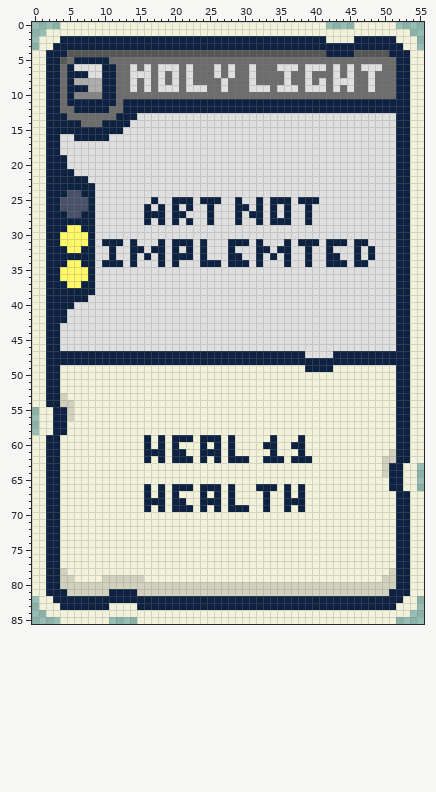
Two versions of one sprite sheet, Art/Cards/029 Holy Light.png. Above: the version before the commit.
The file is 56x86 pixels. Colours within 5 levels of each other are drawn and written as one.
Once edited:
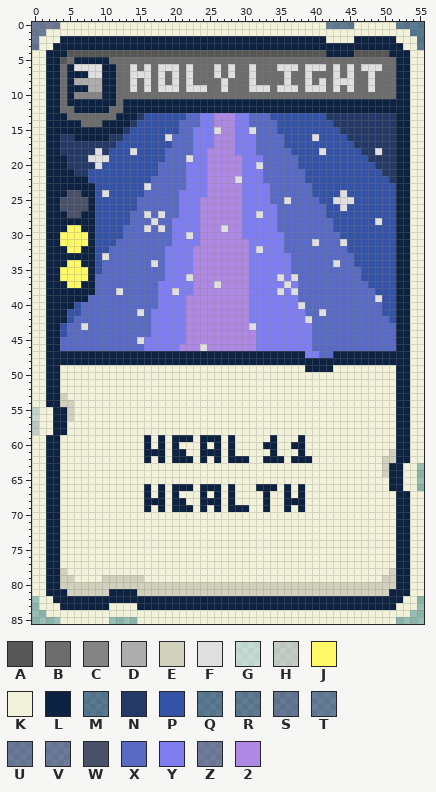
Palette (. is transparent): A #575757  B #6d6d6d  C #848484  D #adadad  E #d1d1bd  F #dfdfdf  G #fefdf973  H #f9e0d973  J #fff867  K #f2f2da  L #0d2140  M #0b246473  N #243966  P #3553a6  Q #13256573  R #1d286673  S #2a206973  T #28307173  U #35277273  V #3b297573  W #495169  X #586ac4  Y #7e7ef2  Z #422a7873  2 #ae88e3
What changed:
y 0: x 0..3 .... -> UVZZ; x 42..45 .... -> TTRR; x 52..55 .... -> QQQQ
y 1: x 0..1 .. -> UV; x 54..55 .. -> MM
y 2: x 0 . -> U; x 55 . -> M
y 3: x 0 . -> S; x 55 . -> M
y 13: x 15..51 FFFFFFFFFFFFFFFFFFFFFFFFFFFFFFFFFFFFF -> NPPPPPPXXYY222YYXXXPPPPPPPPNNNNNNNNNN
y 14: x 14..51 FFFFFFFFFFFFFFFFFFFFFFFFFFFFFFFFFFFFFF -> NPPPPPPXXXYY222YYXXXXPPPPPPPPNNNNNNNNN
y 15: x 13..25 FFFFFFFFFFFFF -> NPPPPPPPXXYYY; x 27..30 FFFF -> 22YY; x 32..51 FFFFFFFFFFFFFFFFFFFF -> XXXPPPPPPPPPNNNNNNNN
y 16: x 4..5 FF -> NN; x 11..18 FFFFFFFF -> NNPPPPPP; x 20..39 FFFFFFFFFFFFFFFFFFFF -> XXXYYY222YYYXXXXPPPP; x 41..51 FFFFFFFFFFF -> PPPPNNNNNNN
y 17: x 4..51 FFFFFFFFFFFFFFFFFFFFFFFFFFFFFFFFFFFFFFFFFFFFFFFF -> NNNNNNNNPPPPPPPPXXXYYY222YYYXXXXPPPPPPPPPPNNNNNN
y 18: x 4..8 FFFFF -> NNNNN; x 10..13 FFFF -> NPPP; x 15..40 FFFFFFFFFFFFFFFFFFFFFFFFFF -> PPPPXXXXYY2222YYYXXXXXPPPP; x 42..48 FFFFFFF -> PPPPPNN; x 50..51 FF -> NN
y 19: x 5..7 FFF -> NNN; x 11..21 FFFFFFFFFFF -> PPPPPPPPXXX; x 23..51 FFFFFFFFFFFFFFFFFFFFFFFFFFFFF -> YY22222YYYXXXXXPPPPPPPPPPNNNN
y 20: x 5..8 FFFF -> NNNN; x 10..31 FFFFFFFFFFFFFFFFFFFFFF -> PPPPPPPPXXXXYYY22222YY; x 33..51 FFFFFFFFFFFFFFFFFFF -> XXXXXPPPPPPPPPPPNNN
y 21: x 6..51 FFFFFFFFFFFFFFFFFFFFFFFFFFFFFFFFFFFFFFFFFFFFFF -> NNPPPPPPPPPPXXXXYYY22222YYYXXXXXXPPPPPPPPPPPNN
y 22: x 8..28 FFFFFFFFFFFFFFFFFFFFF -> PPPPPPPPPXXXXXYYY2222; x 30..51 FFFFFFFFFFFFFFFFFFFFFF -> YYYXXXXXXPPPPPPPPPPPPN
y 23: x 9..15 FFFFFFF -> PPPPPPP; x 17..51 FFFFFFFFFFFFFFFFFFFFFFFFFFFFFFFFFFF -> XXXXXYYY22222YYYYXXXXXXPPPPPPPPPPPP
y 24: x 9 F -> P; x 11..43 FFFFFFFFFFFFFFFFFFFFFFFFFFFFFFFFF -> PPPPPXXXXXYYYY22222YYYYXXXXXXPPPP; x 45..51 FFFFFFF -> PPPPPPP
y 25: x 9..42 FFFFFFFFLFFLLLFLLLFFLFFLFLLLFLLLFF -> PPPPPPXXXXXXYYY222222YYYYXXFXXXXPP; x 46..51 FFFFFF -> PPPPPP
y 26: x 9..43 FFFFFFFLFLFLFLFFLFFFLLFLFLFLFFLFFFF -> PPPPPPXXXXXXYYY222222YYYYYXXXXXXXPP; x 45..51 FFFFFFF -> PPPPPPP
y 27: x 9..51 FFFFFFFLLLFLLFFFLFFFLFLLFLFLFFLFFFFFFFFFFFF -> PPPPPXXFXFXXYYY222222YYFYYXXXXXXXPPPPPPPPPP
y 28: x 9..16 FFFFFFFL -> PPPPPXXX; x 18..48 LFLFLFFLFFFLFFLFLLLFFLFFFFFFFFF -> XXYYYY222222YYYYYXXXXXXXXPPPPPP; x 50..51 FF -> PP
y 29: x 9..15 FFFFFFF -> PPPPXXX; x 17 F -> X; x 19..26 FFFFFFFF -> XYYYY222; x 28..51 FFFFFFFFFFFFFFFFFFFFFFFF -> 22YYYYYXXXXXXXXPPPPPPPPP
y 30: x 9..21 FFFFFFFFFFFFF -> PPPPXXXXXXXYY; x 23..51 FFFFFFFFFFFFFFFFFFFFFFFFFFFFF -> Y222222YYYYYYXXXXXXXXPPPPPPPP
y 31: x 9..51 FLLLFLFFFLFLLLFLFFFLLLFLFFFLFLLLFLLLFLLFFFF -> PPPXXXXXXXXYYYY2222222YYYYYXXXXFXXXFPPPPPPP
y 32: x 9..51 FFLFFLLFLLFLFLFLFFFLFFFLLFLLFFLFFLFFFLFLFFF -> PPXXXXXXXXYYYY22222222YFYYYXXXXXXXXXPPPPPPP
y 33: x 9 F -> P; x 11..51 LFFLFLFLFLLLFLFFFLLFFLFLFLFFLFFLLFFLFLFFF -> XXXXXXXXYYYY22222222YYYYYYXXXXXXXXXPPPPPP
y 34: x 9..16 FLLLFLFF -> PXXXXXXX; x 18..51 LFLFFFLLLFLLLFLFFFLFFLFFLLLFLLFFFF -> XYYYY22222222YYYYYYXXXXXXFXXPPPPPP
y 35: x 9..51 FFFFFFFFFFFFFFFFFFFFFFFFFFFFFFFFFFFFFFFFFFF -> PXXXXXXXXXYYYY22222222YYYYYYXXXXXXXXXXPPPPP
y 36: x 9..21 FFFFFFFFFFFFF -> XXXXXXXXXXYYY; x 23..34 FFFFFFFFFFFF -> 22222222YYYY; x 36 F -> Y; x 38..51 FFFFFFFFFFFFFF -> XXXXXXXXXPPPPP
y 37: x 9..25 FFFFFFFFFFFFFFFFF -> XXXXXXXXXYYYYY222; x 27..35 FFFFFFFFF -> 2222YYYYY; x 37..51 FFFFFFFFFFFFFFF -> YXXXXXXXXXXPPPP
y 38: x 9..11 FFF -> XXX; x 13..19 FFFFFFF -> XXXXXYY; x 21..34 FFFFFFFFFFFFFF -> YY22222222YYYY; x 36 F -> Y; x 38..51 FFFFFFFFFFFFFF -> XXXXXXXXXXXPPP
y 39: x 8..48 FFFFFFFFFFFFFFFFFFFFFFFFFFFFFFFFFFFFFFFFF -> XXXXXXXXXXYYYY222222222YYYYYYYXXXXXXXXXXX; x 50..51 FF -> PP
y 40: x 6..37 FFFFFFFFFFFFFFFFFFFFFFFFFFFFFFFF -> PXXXXXXXXXXXYYYY222222222YYYYYYY; x 39..51 FFFFFFFFFFFFF -> XXXXXXXXXXXPP
y 41: x 5..14 FFFFFFFFFF -> PPXXXXXXXX; x 16..40 FFFFFFFFFFFFFFFFFFFFFFFFF -> XYYYYY222222222YYYYYYYYXX; x 42..51 FFFFFFFFFF -> XXXXXXXXPP
y 42: x 5..38 FFFFFFFFFFFFFFFFFFFFFFFFFFFFFFFFFF -> PXXXXXXXXXXXYYYYY222222222YYYYYYYY; x 40..51 FFFFFFFFFFFF -> XXXXXXXXXXXP
y 43: x 4..6 FFF -> PXX; x 8..30 FFFFFFFFFFFFFFFFFFFFFFF -> XXXXXXXXXYYYYY222222222; x 32..51 FFFFFFFFFFFFFFFFFFFF -> YYYYYYYYXXXXXXXXXXXX
y 44: x 4..51 FFFFFFFFFFFFFFFFFFFFFFFFFFFFFFFFFFFFFFFFFFFFFFFF -> PXXXXXXXXXXXXYYYYY2222222222YYYYYYYYXXXXXXXXXXXX
y 45: x 4..14 FFFFFFFFFFF -> XXXXXXXXXXX; x 16..51 FFFFFFFFFFFFFFFFFFFFFFFFFFFFFFFFFFFF -> YYYYYY2222222222YYYYYYYYXXXXXXXXXXXX
y 46: x 4..23 FFFFFFFFFFFFFFFFFFFF -> XXXXXXXXXXXXYYYYY222; x 25..51 FFFFFFFFFFFFFFFFFFFFFFFFFFF -> 2222222YYYYYYYYXXXXXXXXXXXX
y 47: x 39..42 FFFF -> YYXX
y 55..56: x 0 . -> G
y 57..58: x 0 . -> H
Where, in picture pixels (left, top, right, bottom), the same in both pictures:
added: (32, 22, 60, 50)
added: (326, 22, 354, 29)
added: (396, 22, 424, 50)
changed: (60, 113, 396, 358)
added: (32, 407, 39, 435)
